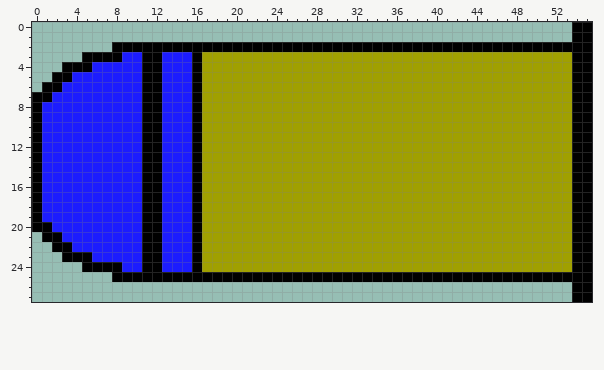
Two states of a pixel-art sprite, Image/PlayerCursor02.png. The first picture shows the starting point.
The file is 56x28 pixels. Colours within 5 levels of each other are drawn and written as one.
The result:
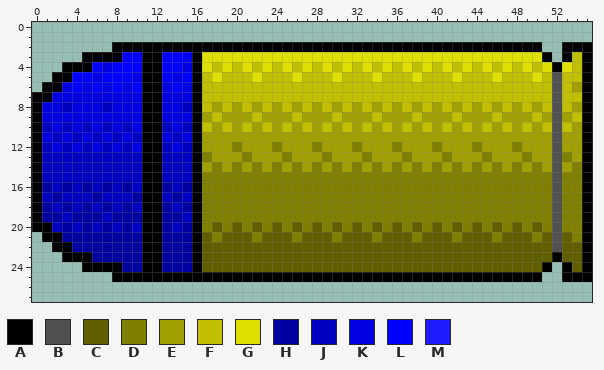
Palette (. is transparent): A #000000  B #505050  C #5f5f00  D #808000  E #a0a000  F #c0c000  G #e0e000  H #0000a0  J #0000c0  K #0000e0  L #0000fe  M #1c1cff
Diff:
Changed rows in their new state; - is an unchanged pixel.
first column x 1:
 0 -----------------------------------------------------..
 1 -----------------------------------------------------..
 2 --------------------------------------------------..---
 3 --------LL--LLL-GGGGGGGGGGGGGGGGGGGGGGGGGGGGGGGGGGA.AF-
 4 -----LKLLL--LLK-GFGFGFGFGFGFGFGFGFGFGFGFGFGFGFGFGFGAGF-
 5 ---LLKLLLK--LKL-FGFFFGFFFGFFFGFFFGFFFGFFFGFFFGFFFGFBFF-
 6 --KLKLKLKL--KLK-FFFFFFFFFFFFFFFFFFFFFFFFFFFFFFFFFFFBFE-
 7 -KKKKKKKKK--KKK-FFFFFFFFFFFFFFFFFFFFFFFFFFFFFFFFFFFBFF-
 8 KKJKKKJKKK--KKJ-F-F-F-F-F-F-F-F-F-F-F-F-F-F-F-F-F-FBFE-
 9 KKKKKKKKKK--KKK--F---F---F---F---F---F---F---F---F-B-F-
10 JKJKJKJKJK--JKJ-F-F-F-F-F-F-F-F-F-F-F-F-F-F-F-F-F-FBFE-
11 KJKJKJKJKJ--KJK------------------------------------B-E-
12 JKJKJKJKJK--JKJ----D---D---D---D---D---D---D---D---B-E-
13 JJJJJJJJJJ--JJJ-D---D---D---D---D---D---D---D---D--BDE-
14 JJJJJJJJJJ--JJJ--D-D-D-D-D-D-D-D-D-D-D-D-D-D-D-D-D-B-D-
15 JJJJJJJJJJ--JJJ-DDDDDDDDDDDDDDDDDDDDDDDDDDDDDDDDDDDBDD-
16 HJHJHJHJHJ--HJH-DDDDDDDDDDDDDDDDDDDDDDDDDDDDDDDDDDDBDD-
17 JHJJJHJJJH--JHJ-DDDDDDDDDDDDDDDDDDDDDDDDDDDDDDDDDDDBDD-
18 HJHJHJHJHJ--HJH-DDDDDDDDDDDDDDDDDDDDDDDDDDDDDDDDDDDBDD-
19 HHJHHHJHHH--HHJ-DDDDDDDDDDDDDDDDDDDDDDDDDDDDDDDDDDDBDD-
20 -JHJHJHJHJ--HJH-DCDCDCDCDCDCDCDCDCDCDCDCDCDCDCDCDCDBDD-
21 --HHHHHHHH--HHH-CDCCCDCCCDCCCDCCCDCCCDCCCDCCCDCCCDCBCD-
22 ---HHHHHHH--HHH-CCCCCCCCCCCCCCCCCCCCCCCCCCCCCCCCCCCBCC-
23 -----HHHHH--HHH-CCCCCCCCCCCCCCCCCCCCCCCCCCCCCCCCCCCACC-
24 --------HH--HHH-CCCCCCCCCCCCCCCCCCCCCCCCCCCCCCCCCCA.AC-
25 --------------------------------------------------..---
26 -----------------------------------------------------..
27 -----------------------------------------------------..
